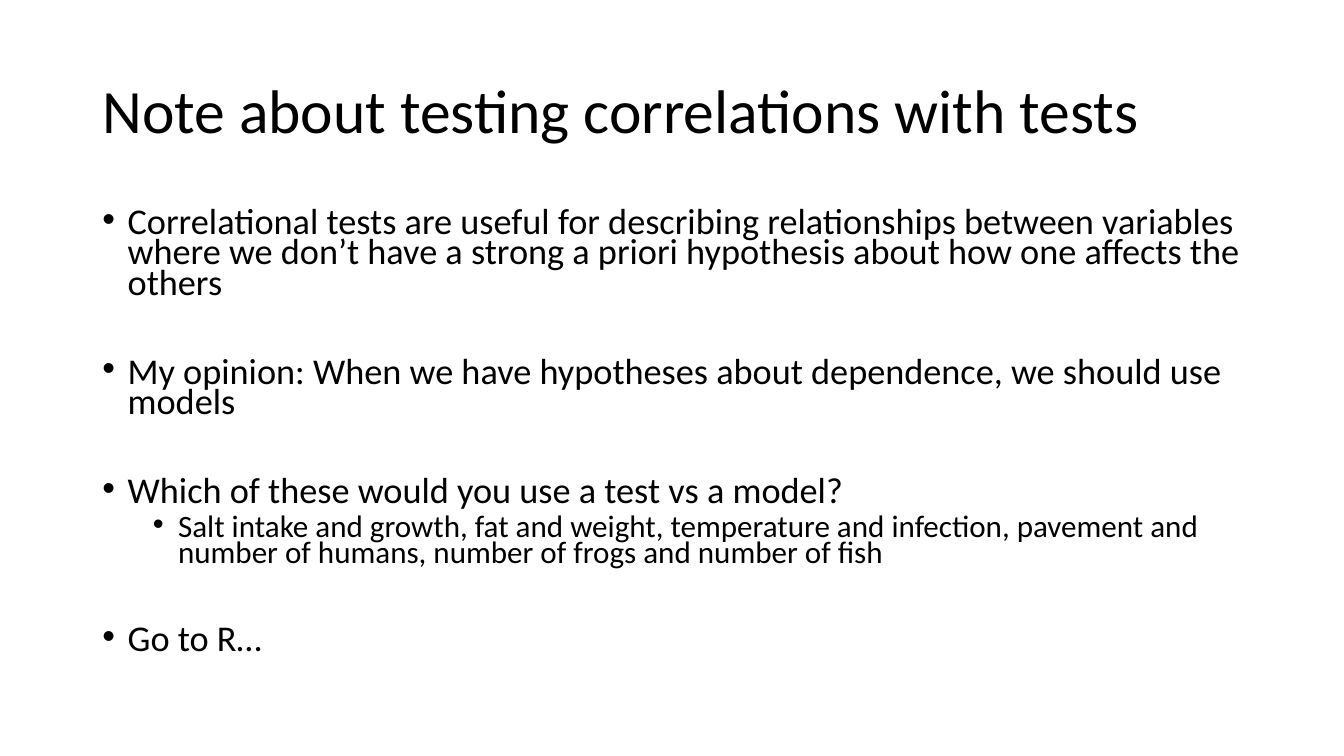
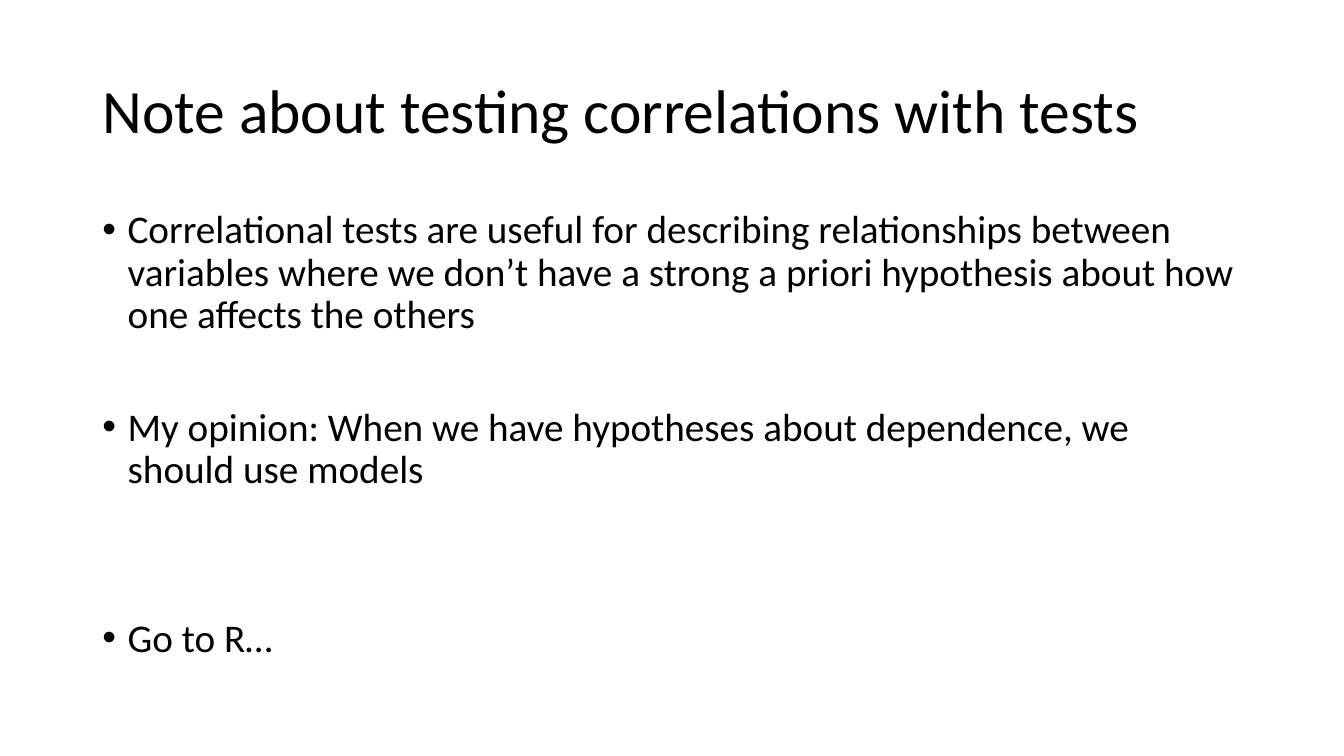
Before and after one commit to VTQuantMethodsEEB/klangwig, a slide deck: slide 30 of lectures/week_5_tests/le_5_tests.pptx. Drawn at 1344x756 pixels with LibreOffice and Linux fonts; fonts in the diff are those of the drawing. Boxes give left, top, right and bottom in pixels: in the first picture for what was removed or moved away, otherwise in the second. Text is boxed around its words. In the diff, an @@ line names an element or a change of style, - is before the commit and + after.

```diff
--- a/lectures/week_5_tests/le_5_tests.pptx
+++ b/lectures/week_5_tests/le_5_tests.pptx
@@ text "Correlational tests are useful for ..." at <box>128,215,1233,653</box>: size 25.9 to 28 pt; line spacing 0.7 to 0.9 @@
@@ text at <box>128,477,1198,569</box>: paragraphs removed @@
-• Which of these would you use a test vs a model?
-  • Salt intake and growth, fat and weight, temperature and infection, pavement and number of humans, number of frogs and number of fish
```
Also in this commit, not shown: 1 other slide changed, 4 other files.
